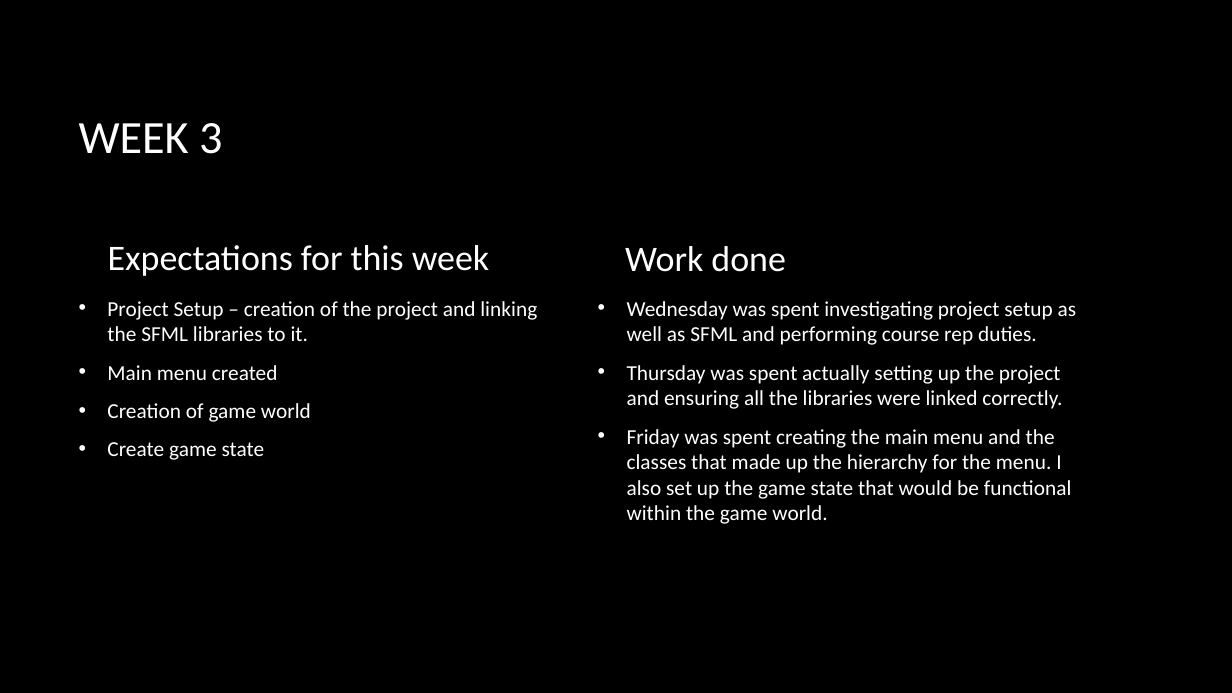
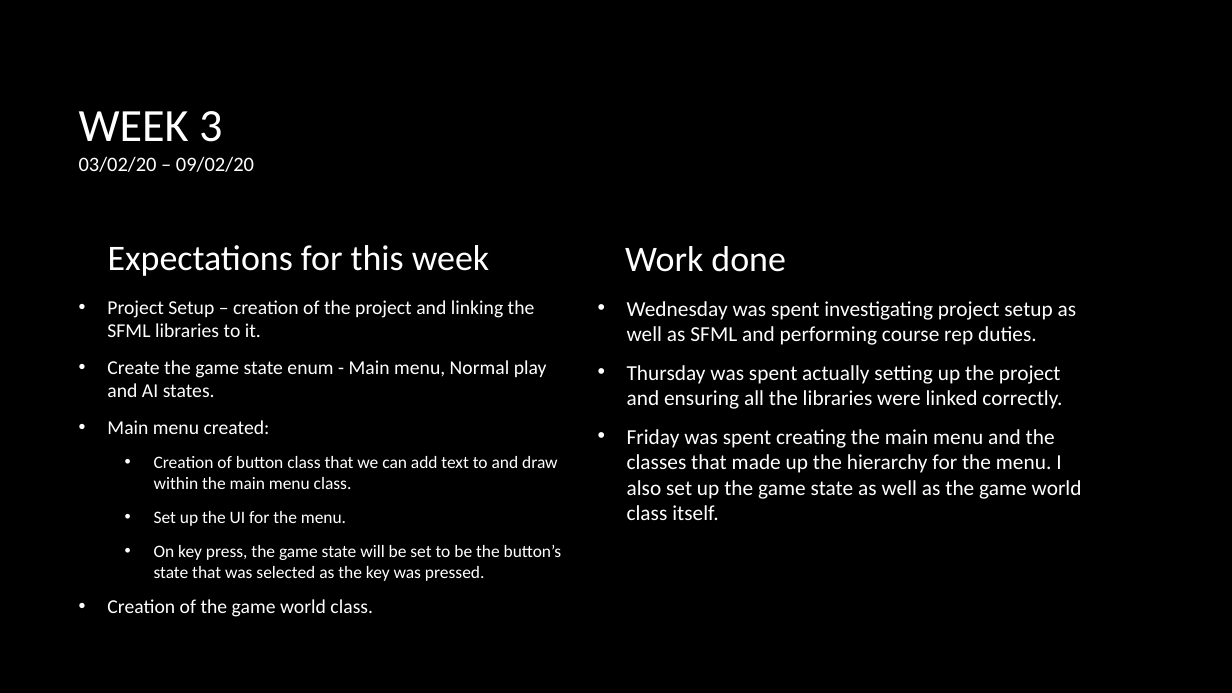
Before and after one commit to LewisGraydon/FinalYearProject2020, a slide deck: slide 3 of DevelopmentDiaryGPP.pptx. Drawn at 1232x693 pixels with LibreOffice and Linux fonts; fonts in the diff are those of the drawing; background and template pictures are left out. Boxes give left, top, right and bottom in pixels: in the first picture for what was removed or moved away, otherwise in the second. Text is boxed around its words. In the diff, an @@ line names an element or a change of style, - is before the commit and + after.

```diff
--- a/DevelopmentDiaryGPP.pptx
+++ b/DevelopmentDiaryGPP.pptx
@@ title at box(79, 111, 254, 172): text changed; size 36 to 16 pt @@
-WEEK 3
+WEEK 3
+03/02/20 – 09/02/20
@@ text at box(107, 300, 535, 337): size 16.6 to 15.3 pt in "Project Setup – creation of the project ..." @@
@@ text at box(107, 360, 562, 581): text changed; size 16.6 to 13.6 pt @@
-• Main menu created
-• Creation of game world
-• Create game state
+• Create the game state enum - Main menu, Normal play and AI states.
+• Main menu created:
+  • Creation of button class that we can add text to and draw within the main menu class.
+  • Set up the UI for the menu.
+  • On key press, the game state will be set to be the button’s state that was selected as the key was pressed.
+• Creation of the game world class.
@@ text at box(627, 429, 1082, 520): text changed @@
-• Friday was spent creating the main menu and the classes that made up the hierarchy for the menu. I also set up the game state that would be functional within the game world.
+• Friday was spent creating the main menu and the classes that made up the hierarchy for the menu. I also set up the game state as well as the game world class itself.
```
Also in this commit, not shown: 2 other slides changed, 8 slides added, 10 other files.
